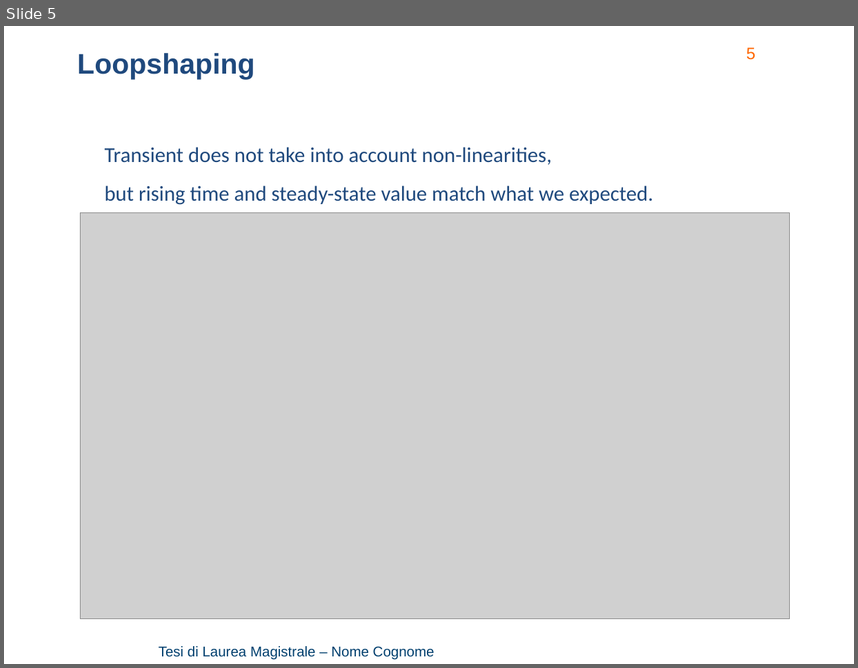
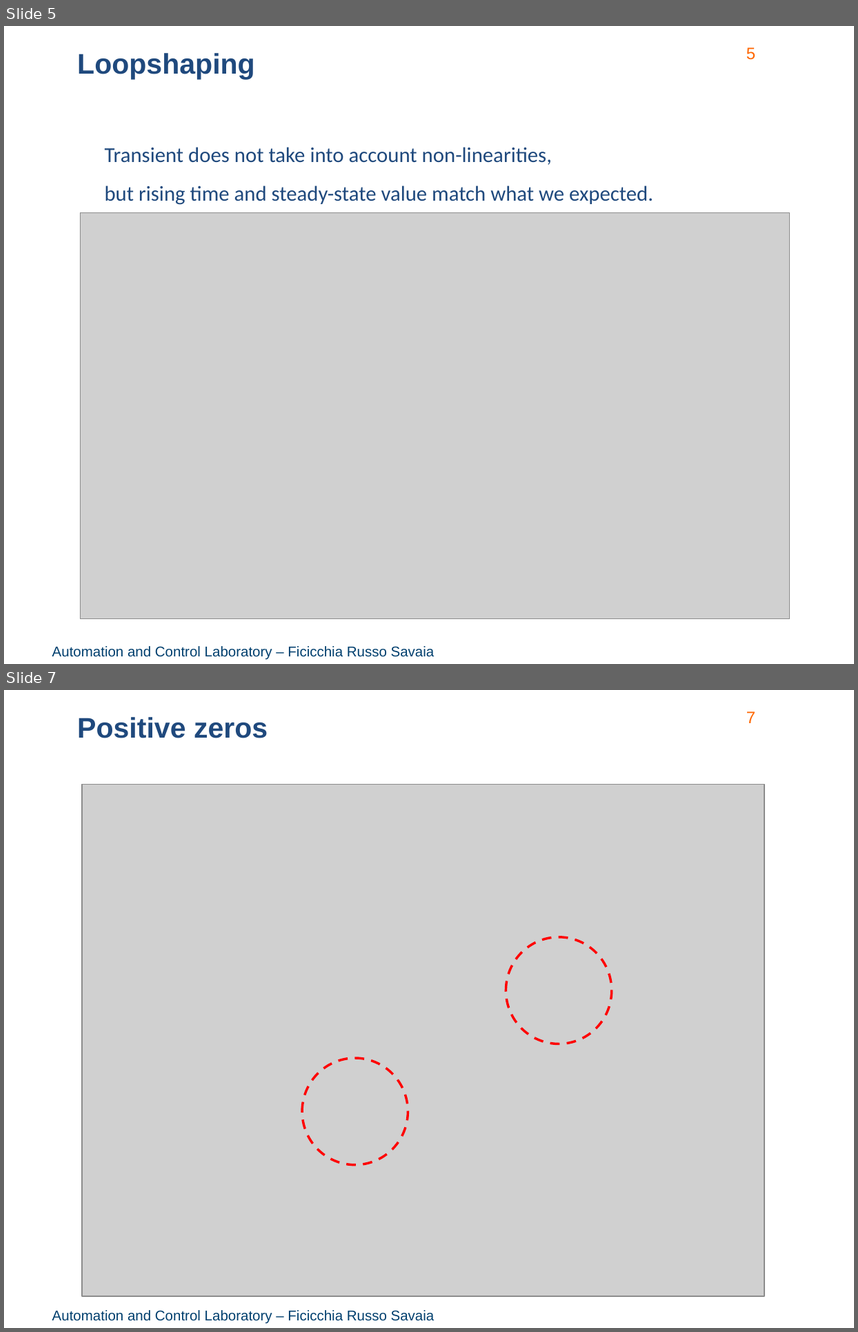
Before and after one commit to rssalessio/Control-Linear-Vibrations, a slide deck: finalPresentation/Part 3/Part3.pptx. Shown one above the other, each under a label of ours: slide 5 before the commit, slides 5 and 7 after it; the slides between them are not shown. The pictures are 858x668 and 858x1332 pixels, drawn with LibreOffice and Linux fonts; fonts in the diff are those of the drawing; grey boxes stand for pictures; background and template pictures are left out. Boxes give left, top, right and bottom in pixels: in the first picture for what was removed or moved away, otherwise in the second. Text is boxed around its words. In the diff, an @@ line names an element or a change of style, - is before the commit and + after.

```diff
--- a/finalPresentation/Part 3/Part3.pptx
+++ b/finalPresentation/Part 3/Part3.pptx
@@ slide 7 added at box(4, 690, 854, 1328), background picture (left out); not listed: 2 template elements that a slide beside it also shows @@
@@ text added at box(77, 717, 268, 738), 24 pt, text #1F497D, bold @@
+Positive zeros
@@ picture added at box(82, 785, 765, 1296) @@
@@ ellipse added at box(506, 936, 611, 1044), outline #FF0000 2 pt dashed @@
@@ ellipse added at box(302, 1058, 408, 1165), outline #FF0000 2 pt dashed @@
@@ slide 5 changed as well @@
@@ text at box(52, 646, 435, 659): text changed @@
-Tesi di Laurea Magistrale – Nome Cognome
+Automation and Control Laboratory – Ficicchia Russo Savaia
```
Also in this commit, not shown: 24 other slides changed, 1 other slide added.
